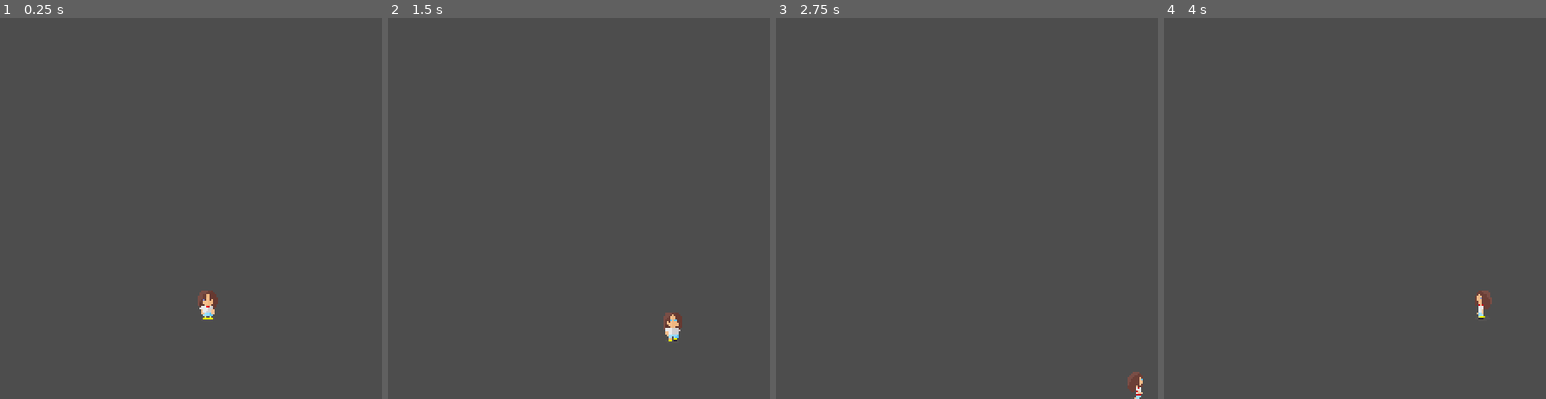
Above: before the commit, frames 1-4 (left to right).
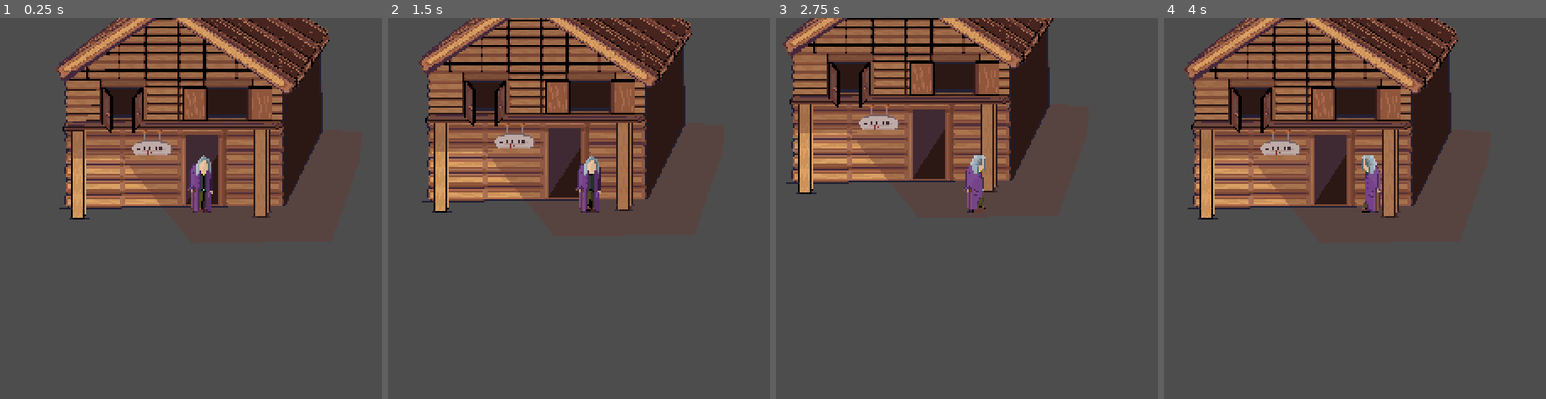
Above: after the commit, the same moments.

Repository: dokoliday/seconde-life
Game: Godot game, scene res://scenes/levels/winter.tscn
Same seed, same stepped clock (60 frames per second), same inputs: the game is played once before the commit and once after it. This scene is started directly instead of the project's main scene.
Inputs:
- Up to frame 1 (0.25 s): no input
- Up to frame 2 (1.5 s): tap Enter (action) at 0.5, 1.35 s; hold Right (walk_right) 0.53-1.28 s; hold Enter (action) 0.53-1.28 s; hold Down (walk_down) from 1.28 s (still down)
- Up to frame 3 (2.75 s): release Down (walk_down) at 2.03 s; hold Right (walk_right) from 2.03 s (still down); hold Enter (action) from 2.03 s (still down)
- Up to frame 4 (4 s): release Right (walk_right) at 2.78 s; release Enter (action) at 2.78 s; hold Up (walk_up) 2.78-3.53 s; tap Enter (action) at 2.85 s; hold Left (walk_left) from 3.53 s (still down); hold Enter (action) from 3.53 s (still down)

The runs differ from the first frame. In frame 1, 33% of the frame differs, in the area x 14-87%, y 0-80%; in frame 2, 32%; in frame 3, 29%; in frame 4, 32%.

Commit message:
add hub scene

Diff:
--- a/scenes/actors/player/player.tscn
+++ b/scenes/actors/player/player.tscn
@@ -13,6 +13,14 @@
 atlas = ExtResource("2_oj104")
 region = Rect2(64, 0, 64, 64)
 
+[sub_resource type="AtlasTexture" id="AtlasTexture_mpktj"]
+atlas = ExtResource("3_mpktj")
+region = Rect2(768, 0, 64, 64)
+
+[sub_resource type="AtlasTexture" id="AtlasTexture_g2g7f"]
+atlas = ExtResource("3_mpktj")
+region = Rect2(832, 0, 64, 64)
+
 [sub_resource type="AtlasTexture" id="AtlasTexture_hcvpp"]
 atlas = ExtResource("2_oj104")
 region = Rect2(128, 0, 64, 64)
@@ -37,6 +45,14 @@
 atlas = ExtResource("2_oj104")
 region = Rect2(320, 0, 64, 64)
 
+[sub_resource type="AtlasTexture" id="AtlasTexture_fp13k"]
+atlas = ExtResource("3_mpktj")
+region = Rect2(640, 0, 64, 64)
+
+[sub_resource type="AtlasTexture" id="AtlasTexture_5bhx7"]
+atlas = ExtResource("3_mpktj")
+region = Rect2(704, 0, 64, 64)
+
 [sub_resource type="AtlasTexture" id="AtlasTexture_yab6n"]
 atlas = ExtResource("2_oj104")
 region = Rect2(512, 0, 64, 64)
@@ -45,6 +61,38 @@
 atlas = ExtResource("2_oj104")
 region = Rect2(576, 0, 64, 64)
 
+[sub_resource type="AtlasTexture" id="AtlasTexture_i174x"]
+atlas = ExtResource("3_mpktj")
+region = Rect2(128, 0, 64, 64)
+
+[sub_resource type="AtlasTexture" id="AtlasTexture_8bj4u"]
+atlas = ExtResource("3_mpktj")
+region = Rect2(192, 0, 64, 64)
+
+[sub_resource type="AtlasTexture" id="AtlasTexture_qxscg"]
+atlas = ExtResource("3_mpktj")
+region = Rect2(256, 0, 64, 64)
+
+[sub_resource type="AtlasTexture" id="AtlasTexture_biscu"]
+atlas = ExtResource("3_mpktj")
+region = Rect2(320, 0, 64, 64)
+
+[sub_resource type="AtlasTexture" id="AtlasTexture_8bu7j"]
+atlas = ExtResource("3_mpktj")
+region = Rect2(384, 0, 64, 64)
+
+[sub_resource type="AtlasTexture" id="AtlasTexture_1a0p2"]
+atlas = ExtResource("3_mpktj")
+region = Rect2(448, 0, 64, 64)
+
+[sub_resource type="AtlasTexture" id="AtlasTexture_0w3ce"]
+atlas = ExtResource("3_mpktj")
+region = Rect2(512, 0, 64, 64)
+
+[sub_resource type="AtlasTexture" id="AtlasTexture_ffoq6"]
+atlas = ExtResource("3_mpktj")
+region = Rect2(576, 0, 64, 64)
+
 [sub_resource type="AtlasTexture" id="AtlasTexture_q2guw"]
 atlas = ExtResource("2_oj104")
 region = Rect2(384, 0, 64, 64)
@@ -52,6 +100,14 @@
 [sub_resource type="AtlasTexture" id="AtlasTexture_npmmh"]
 atlas = ExtResource("2_oj104")
 region = Rect2(448, 0, 64, 64)
+
+[sub_resource type="AtlasTexture" id="AtlasTexture_cat03"]
+atlas = ExtResource("3_mpktj")
+region = Rect2(896, 0, 64, 64)
+
+[sub_resource type="AtlasTexture" id="AtlasTexture_7i6t6"]
+atlas = ExtResource("3_mpktj")
+region = Rect2(960, 0, 64, 64)
 
 [sub_resource type="SpriteFrames" id="SpriteFrames_qlg0r"]
 animations = [{
@@ -68,6 +124,17 @@
 }, {
 "frames": [{
 "duration": 1.0,
+"texture": SubResource("AtlasTexture_mpktj")
+}, {
+"duration": 1.0,
+"texture": SubResource("AtlasTexture_g2g7f")
+}],
+"loop": true,
+"name": &"stationary_back_winter",
+"speed": 2.0
+}, {
+"frames": [{
+"duration": 1.0,
 "texture": SubResource("AtlasTexture_hcvpp")
 }, {
 "duration": 1.0,
@@ -86,7 +153,7 @@
 }],
 "loop": true,
 "name": &"stationary_front_winter",
-"speed": 5.0
+"speed": 2.0
 }, {
 "frames": [{
 "duration": 1.0,
@@ -101,6 +168,17 @@
 }, {
 "frames": [{
 "duration": 1.0,
+"texture": SubResource("AtlasTexture_fp13k")
+}, {
+"duration": 1.0,
+"texture": SubResource("AtlasTexture_5bhx7")
+}],
+"loop": true,
+"name": &"walk_down_winter",
+"speed": 5.0
+}, {
+"frames": [{
+"duration": 1.0,
 "texture": SubResource("AtlasTexture_yab6n")
 }, {
 "duration": 1.0,
@@ -112,6 +190,35 @@
 }, {
 "frames": [{
 "duration": 1.0,
+"texture": SubResource("AtlasTexture_i174x")
+}, {
+"duration": 1.0,
+"texture": SubResource("AtlasTexture_8bj4u")
+}, {
+"duration": 1.0,
+"texture": SubResource("AtlasTexture_qxscg")
+}, {
+"duration": 1.0,
+"texture": SubResource("AtlasTexture_biscu")
+}, {
+"duration": 1.0,
+"texture": SubResource("AtlasTexture_8bu7j")
+}, {
+"duration": 1.0,
+"texture": SubResource("AtlasTexture_1a0p2")
+}, {
+"duration": 1.0,
+"texture": SubResource("AtlasTexture_0w3ce")
+}, {
+"duration": 1.0,
+"texture": SubResource("AtlasTexture_ffoq6")
+}],
+"loop": true,
+"name": &"walk_right_winter",
+"speed": 8.0
+}, {
+"frames": [{
+"duration": 1.0,
 "texture": SubResource("AtlasTexture_q2guw")
 }, {
 "duration": 1.0,
@@ -119,6 +226,17 @@
 }],
 "loop": true,
 "name": &"walk_up_spring",
+"speed": 5.0
+}, {
+"frames": [{
+"duration": 1.0,
+"texture": SubResource("AtlasTexture_cat03")
+}, {
+"duration": 1.0,
+"texture": SubResource("AtlasTexture_7i6t6")
+}],
+"loop": true,
+"name": &"walk_up_winter",
 "speed": 5.0
 }]
 
@@ -132,8 +250,8 @@
 position = Vector2(-13, -32)
 scale = Vector2(1.203125, 1.203125)
 sprite_frames = SubResource("SpriteFrames_qlg0r")
-animation = &"stationary_front_winter"
-frame_progress = 0.26793307
+animation = &"walk_right_winter"
+frame_progress = 0.707651
 
 [node name="CollisionShape2D" type="CollisionShape2D" parent="."]
 position = Vector2(-12.875, -7)
--- a/scenes/levels/hub.tscn
+++ b/scenes/levels/hub.tscn
@@ -2,8 +2,23 @@
 
 [ext_resource type="Script" uid="uid://bsc3rjixh7tdt" path="res://scripts/hub.gd" id="1_3vq6u"]
 [ext_resource type="PackedScene" uid="uid://b5b0gwy6fdmkq" path="res://scenes/actors/player/player.tscn" id="2_b0i68"]
-[ext_resource type="Texture2D" path="res://assets/hub_sheet.png" id="2_bsb6g"]
+[ext_resource type="Texture2D" uid="uid://bw4kqdv8y7yyp" path="res://assets/hub_sheet.png" id="2_bsb6g"]
 [ext_resource type="PackedScene" uid="uid://bscnao1jb0jgj" path="res://scenes/objects/hub_doors.tscn" id="4_bsb6g"]
+
+[sub_resource type="Animation" id="Animation_381ln"]
+length = 0.001
+tracks/0/type = "value"
+tracks/0/imported = false
+tracks/0/enabled = true
+tracks/0/path = NodePath("ColorRect:color")
+tracks/0/interp = 1
+tracks/0/loop_wrap = true
+tracks/0/keys = {
+"times": PackedFloat32Array(0),
+"transitions": PackedFloat32Array(1),
+"update": 0,
+"values": [Color(0, 0, 0, 0)]
+}
 
 [sub_resource type="Animation" id="Animation_bsb6g"]
 resource_name = "fade_out"
@@ -18,21 +33,6 @@
 "transitions": PackedFloat32Array(1, 1),
 "update": 0,
 "values": [Color(0, 0, 0, 0), Color(0, 0, 0, 0.99607843)]
-}
-
-[sub_resource type="Animation" id="Animation_381ln"]
-length = 0.001
-tracks/0/type = "value"
-tracks/0/imported = false
-tracks/0/enabled = true
-tracks/0/path = NodePath("ColorRect:color")
-tracks/0/interp = 1
-tracks/0/loop_wrap = true
-tracks/0/keys = {
-"times": PackedFloat32Array(0),
-"transitions": PackedFloat32Array(1),
-"update": 0,
-"values": [Color(0, 0, 0, 0)]
 }
 
 [sub_resource type="AnimationLibrary" id="AnimationLibrary_erssn"]
@@ -81,6 +81,7 @@
 offset_bottom = 922.0
 color = Color(0, 0, 0, 0)
 
+[connection signal="animation_finished" from="AnimationPlayer" to="." method="_on_animation_player_animation_finished"]
 [connection signal="open_hub_door" from="OrangeDoor" to="." method="_on_orange_door_open_hub_door"]
 [connection signal="open_hub_door" from="BlueDoor" to="." method="_on_blue_door_open_hub_door"]
 [connection signal="open_hub_door" from="GreenDoor" to="." method="_on_green_door_open_hub_door"]
--- a/scenes/levels/spring.tscn
+++ b/scenes/levels/spring.tscn
@@ -5,6 +5,21 @@
 [ext_resource type="PackedScene" uid="uid://defrqe1xhmchr" path="res://scenes/actors/npc/cat_spring.tscn" id="4_vu3xo"]
 [ext_resource type="PackedScene" uid="uid://b5b0gwy6fdmkq" path="res://scenes/actors/player/player.tscn" id="5_n2mu8"]
 [ext_resource type="PackedScene" uid="uid://d2twpf88cmbf6" path="res://scenes/objects/door.tscn" id="6_5lkg1"]
+
+[sub_resource type="Animation" id="Animation_381ln"]
+length = 0.001
+tracks/0/type = "value"
+tracks/0/imported = false
+tracks/0/enabled = true
+tracks/0/path = NodePath("ColorRect:color")
+tracks/0/interp = 1
+tracks/0/loop_wrap = true
+tracks/0/keys = {
+"times": PackedFloat32Array(0),
+"transitions": PackedFloat32Array(1),
+"update": 0,
+"values": [Color(0, 0, 0, 0)]
+}
 
 [sub_resource type="Animation" id="Animation_bsb6g"]
 resource_name = "fade_out"
@@ -19,21 +34,6 @@
 "transitions": PackedFloat32Array(1, 1),
 "update": 0,
 "values": [Color(0, 0, 0, 0), Color(0, 0, 0, 0.99607843)]
-}
-
-[sub_resource type="Animation" id="Animation_381ln"]
-length = 0.001
-tracks/0/type = "value"
-tracks/0/imported = false
-tracks/0/enabled = true
-tracks/0/path = NodePath("ColorRect:color")
-tracks/0/interp = 1
-tracks/0/loop_wrap = true
-tracks/0/keys = {
-"times": PackedFloat32Array(0),
-"transitions": PackedFloat32Array(1),
-"update": 0,
-"values": [Color(0, 0, 0, 0)]
 }
 
 [sub_resource type="AnimationLibrary" id="AnimationLibrary_erssn"]
@@ -53,6 +53,7 @@
 [node name="House" parent="." instance=ExtResource("3_62i7c")]
 y_sort_enabled = true
 position = Vector2(857, 609)
+scale = Vector2(1.2, 1.2)
 
 [node name="Door" parent="House" instance=ExtResource("6_5lkg1")]
 position = Vector2(-128, -74)
@@ -65,7 +66,7 @@
 
 [node name="Player" parent="." instance=ExtResource("5_n2mu8")]
 y_sort_enabled = true
-position = Vector2(625, 698)
+position = Vector2(724, 601)
 
 [node name="Cat" parent="." instance=ExtResource("4_vu3xo")]
 y_sort_enabled = true
@@ -74,10 +75,10 @@
 
 [node name="ColorRect" type="ColorRect" parent="."]
 z_index = 5
-offset_left = -14.0
-offset_top = -16.0
-offset_right = 1617.0
-offset_bottom = 922.0
+offset_left = 39.0
+offset_top = -84.0
+offset_right = 1670.0
+offset_bottom = 854.0
 color = Color(0, 0, 0, 0)
 
 [connection signal="animation_finished" from="AnimationPlayer" to="House/Door" method="_on_animation_player_animation_finished"]
--- a/scenes/levels/winter.tscn
+++ b/scenes/levels/winter.tscn
@@ -1,8 +1,25 @@
-[gd_scene load_steps=2 format=3 uid="uid://du1s3utcrxoy8"]
+[gd_scene load_steps=5 format=3 uid="uid://du1s3utcrxoy8"]
 
 [ext_resource type="PackedScene" uid="uid://b5b0gwy6fdmkq" path="res://scenes/actors/player/player.tscn" id="1_d66ub"]
+[ext_resource type="Script" uid="uid://0h65c7tray8y" path="res://scripts/winter.gd" id="1_ywv5w"]
+[ext_resource type="Texture2D" uid="uid://duwg0bwqfnj1o" path="res://assets/house.png" id="2_36w1f"]
+
+[sub_resource type="RectangleShape2D" id="RectangleShape2D_ywv5w"]
+size = Vector2(259, 166.75)
 
 [node name="Winter" type="Node2D"]
+script = ExtResource("1_ywv5w")
+
+[node name="StaticBody2D" type="StaticBody2D" parent="."]
+
+[node name="Sprite2D" type="Sprite2D" parent="StaticBody2D"]
+position = Vector2(928, 425)
+scale = Vector2(1.2, 1.2)
+texture = ExtResource("2_36w1f")
+
+[node name="CollisionShape2D" type="CollisionShape2D" parent="StaticBody2D"]
+position = Vector2(920.5, 459.375)
+shape = SubResource("RectangleShape2D_ywv5w")
 
 [node name="Player" parent="." instance=ExtResource("1_d66ub")]
-position = Vector2(822, 652)
+position = Vector2(946, 559)
--- a/scripts/hub.gd
+++ b/scripts/hub.gd
@@ -5,6 +5,8 @@
 @onready var green_door: AnimatedSprite2D = $GreenDoor/Area2D/AnimatedSprite2D
 @onready var yellow_door: AnimatedSprite2D = $YellowDoor/Area2D/AnimatedSprite2D
 @onready var animation_player: AnimationPlayer = $AnimationPlayer
+
+var door_opened : String
 
 func setup_door(door: AnimatedSprite2D, animation_name: String) -> void:
 	door.play(animation_name)
@@ -26,12 +28,15 @@
 func _on_orange_door_open_hub_door(inArea:bool) -> void:
 	if inArea:
 		orange_door.play("open_orange")
+		door_opened='orange'
 		animation_player.play("fade_out")
 	else:
 		orange_door.play("close_orange")
 func _on_blue_door_open_hub_door(inArea:bool) -> void:
 	if inArea:
 		blue_door.play("open_blue")
+		door_opened='blue'
+		animation_player.play("fade_out")
 	else:
 		blue_door.play("close_blue")
 func _on_green_door_open_hub_door(inArea:bool) -> void:
@@ -48,4 +53,8 @@
 
 func _on_animation_player_animation_finished(anim_name: StringName) -> void:
 	if anim_name == "fade_out":
-		get_tree().change_scene_to_file("res://scenes/levels/spring.tscn")
+		match door_opened:
+			'orange':
+				get_tree().change_scene_to_file("res://scenes/levels/spring.tscn")
+			'blue':
+				get_tree().change_scene_to_file("res://scenes/levels/winter.tscn")
--- a/scripts/player.gd
+++ b/scripts/player.gd
@@ -4,11 +4,16 @@
 @onready var collision_shape_2d: CollisionShape2D = $CollisionShape2D
 
 @export var speed = 200
+
 var screen_size
 var player_blocked:bool =  false
+var current_level_name:String = "spring"
 
 func _ready():
 	screen_size = get_viewport_rect().size
+	if get_tree().current_scene.name != 'Hub':
+		current_level_name = get_tree().current_scene.name
+		print(current_level_name)
 
 func _process(delta):
 	var velocity = Vector2.ZERO
@@ -16,7 +21,7 @@
 	move_and_slide()
 
 	if player_blocked:
-		player_sprite.animation = "stationary_front_spring"
+		player_sprite.animation = "stationary_front_" + current_level_name.to_lower()
 		player_sprite.play()
 		return
 
@@ -36,17 +41,17 @@
 	position = position.clamp(Vector2.ZERO, Vector2(screen_size.x+400,screen_size.y))
 
 	if velocity.x != 0:
-		player_sprite.animation = "walk_right_spring"
+		player_sprite.animation = "walk_right_" + current_level_name.to_lower()
 		player_sprite.flip_h = velocity.x < 0
 	elif velocity.y < 0:
-		player_sprite.animation = "walk_up_spring"
+		player_sprite.animation = "walk_up_" + current_level_name.to_lower()
 	elif velocity.y > 0:
-		player_sprite.animation = "walk_down_spring"
+		player_sprite.animation = "walk_down_" + current_level_name.to_lower()
 	else:
-		if player_sprite.animation == "walk_up_spring" or player_sprite.animation == "stationary_back_spring" :
-			player_sprite.animation = "stationary_back_spring"
+		if player_sprite.animation == "walk_up_" + current_level_name.to_lower() or player_sprite.animation == "stationary_back_" + current_level_name.to_lower() :
+			player_sprite.animation = "stationary_back_" + current_level_name.to_lower()
 		else:
-			player_sprite.animation = "stationary_front_spring"
+			player_sprite.animation = "stationary_front_" + current_level_name.to_lower()
 
 	player_sprite.play()
 
--- /dev/null
+++ b/scripts/winter.gd
@@ -0,0 +1,12 @@
+extends Node2D
+
+@onready var camera = $Player/Camera2D
+@onready var player: CharacterBody2D = $Player
+
+func _ready() -> void:
+	camera.zoom = Vector2(2, 2)
+	camera.limit_left = 0
+	camera.limit_right=1600
+	camera.limit_bottom=870
+	camera.limit_top=53
+	player.speed = 40
Not shown: 1 places in scenes/actors/player/player.tscn that only renumber resources
Not shown, added: scripts/winter.gd.uid
